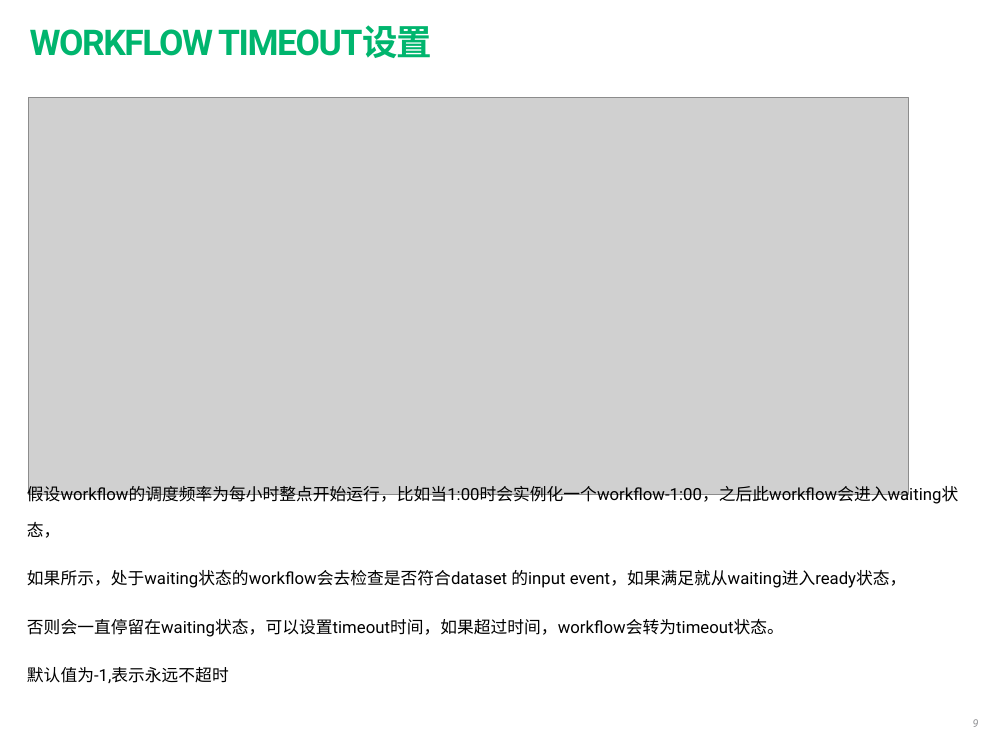
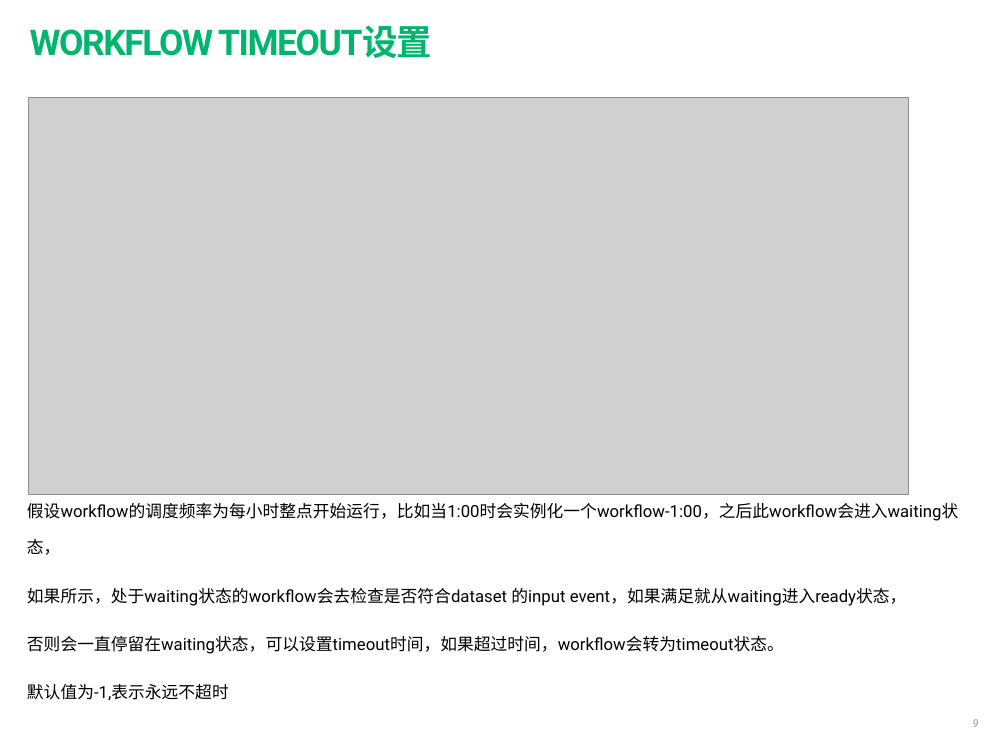
Before and after one commit to shuhuai007/wordcount, a slide deck: slide 9 of oozie-doc/investigate/oozie-feature-summary.pptx. Drawn at 1008x756 pixels with LibreOffice and Linux fonts; fonts in the diff are those of the drawing; grey boxes stand for pictures. Boxes give left, top, right and bottom in pixels: in the first picture for what was removed or moved away, otherwise in the second. Text is boxed around its words. In the diff, an @@ line names an element or a change of style, - is before the commit and + after.

```diff
--- a/oozie-doc/investigate/oozie-feature-summary.pptx
+++ b/oozie-doc/investigate/oozie-feature-summary.pptx
@@ text "假设workflow的调度频率为每小时整点开始运行，比如当1:00时会实例化一个workflow-1:00，之后此wor ...": place and size @@
-text "假设workflow的调度频率为每小时整点开始运行，比如当1:00时会实例化一个workflow-1:00，之后此wor ..." at <box>27,483,958,683</box>
+text "假设workflow的调度频率为每小时整点开始运行，比如当1:00时会实例化一个workflow-1:00，之后此wor ..." at <box>27,503,958,700</box>
```
Also in this commit, not shown: 4 other slides changed, 1 slide added.
